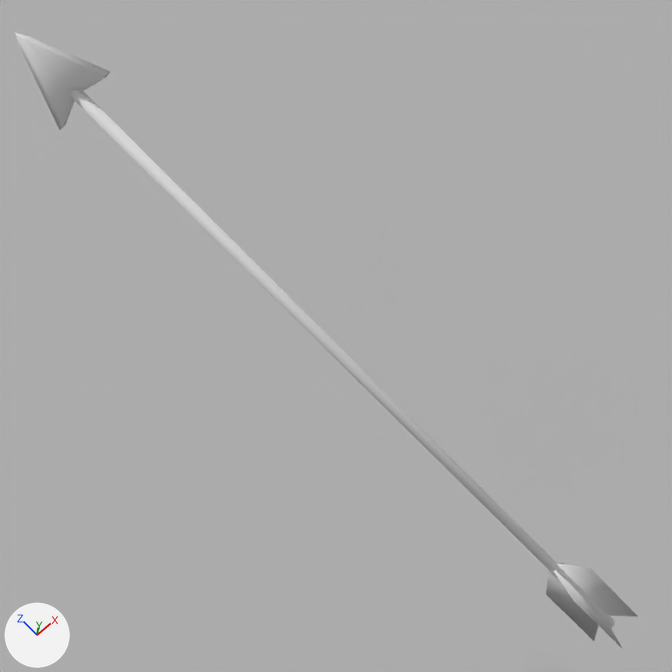
Two versions of the Blender file BlendFiles/StandardArrow.blend, one commit apart.
Rendered twice from the file's camera 'Camera'. The axes (+X, +Y, +Z) are drawn at lower left. The lights are the same throughout.
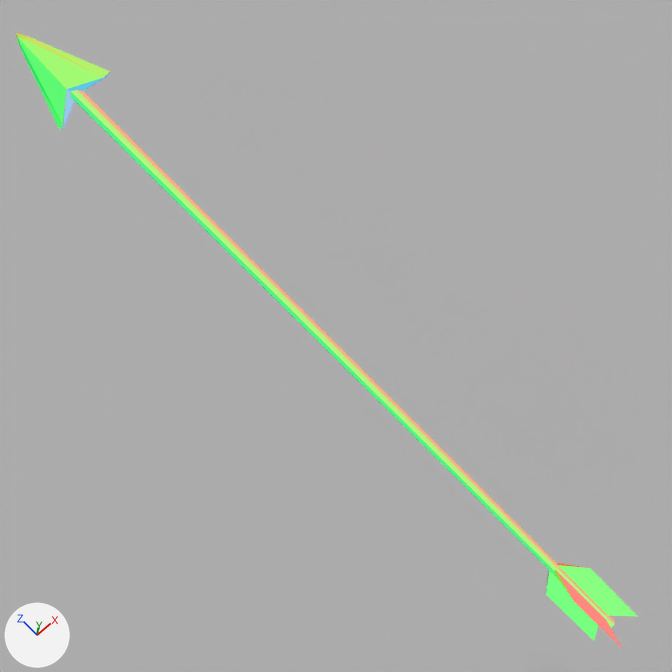
Where the change shows, as pixel boxes (x1, y1, x2, y2) in the pictures (672 x 672 px):
'Cube', surface changed (grey to green)
    both: (16, 33, 638, 648)

The change, as a diff of the scene's bpy script:
```diff
--- a/BlendFiles/StandardArrow.blend.py
+++ b/BlendFiles/StandardArrow.blend.py
@@ img_normal @@
+img_normal = load_image('normal', '_unpacked/StandardArrow_n.png', 1024, 1024, 'sRGB')
@@ mat_material @@
 _N = mat_material.node_tree.nodes; _L = mat_material.node_tree.links
-n0 = _N.new('ShaderNodeOutputMaterial'); n0.name = 'Material Output.001'
-n1 = _N.new('ShaderNodeBsdfDiffuse'); n1.name = 'Diffuse BSDF'
-_L.new(n1.outputs[0], n0.inputs[0])  # 'BSDF' to 'Surface'
+n2 = _N.new('ShaderNodeOutputMaterial'); n2.name = 'Material Output'
+n3 = _N.new('ShaderNodeTexImage'); n3.name = 'Image Texture'
+n3.image = img_normal
+_L.new(n3.outputs[0], n2.inputs[0])  # 'Color' to 'Surface'
```
